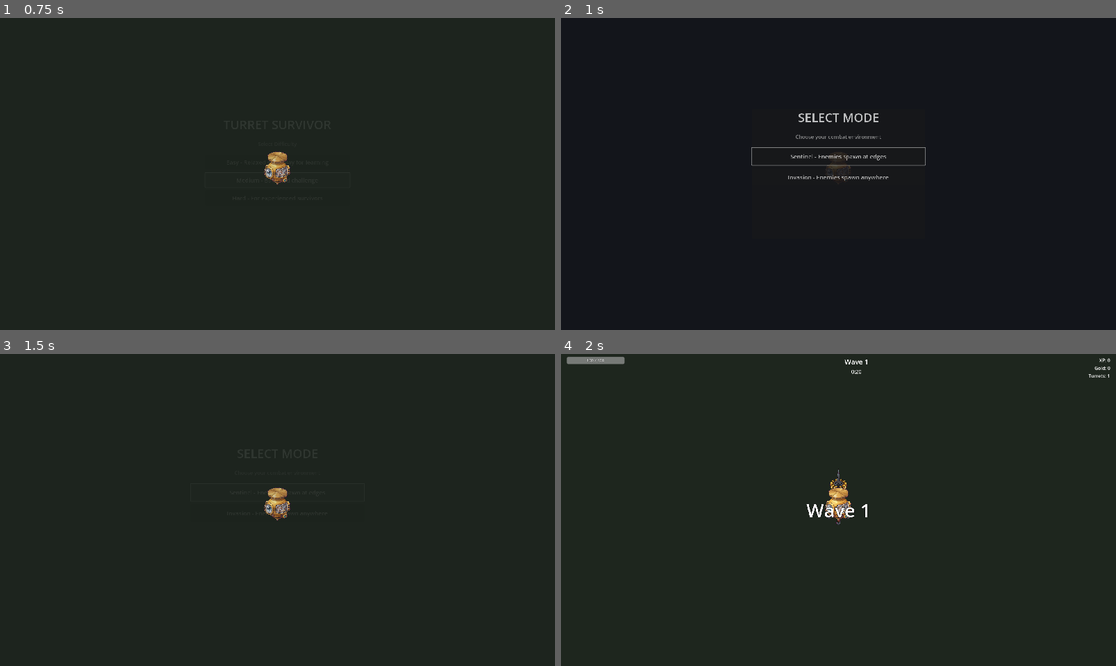
Above: before the commit, frames 1-4 (two rows, left to right).
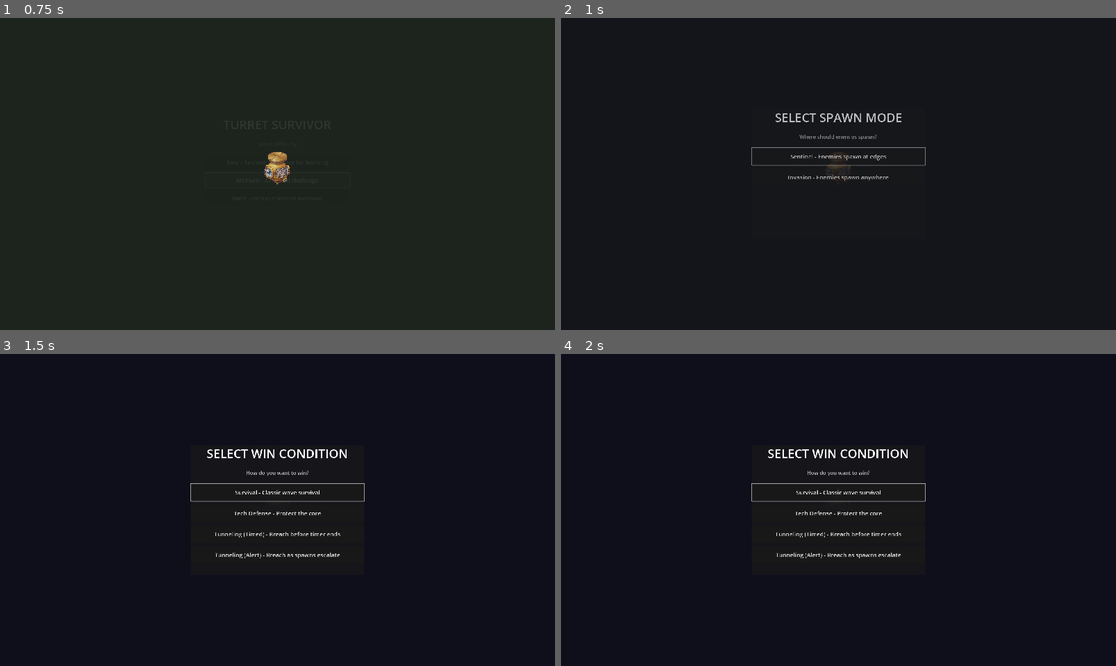
Above: after the commit, the same moments.

Repository: arebolledo2/turret-game
Game: Godot game, scene res://scenes/main.tscn
The game is run twice, just before and just after one commit, with the same random seed, the same clock (stepped at 60 frames per second) and the same inputs.
Inputs:
- Up to frame 1 (0.75 s): click "Medium - Balanced challenge" at 0.5 s
- Up to frame 2 (1 s): no input
- Up to frame 3 (1.5 s): click "Sentinel - Enemies spawn at e…" at 1.25 s
- Up to frame 4 (2 s): no input

Frame 1 is identical in both runs. In frame 2, 0.4% of the frame differs, in the area x 38-62%, y 30-39%; in frame 3, 1.4%; in frame 4, 1.8%, in the area x 1-99%, y 0-66%.

Commit message:
feat(ui): add new game mode buttons to HUD
Adds buttons for Survival, Tech Defense, and Tunneling game modes to the GameModeSelect menu and connects their pressed signals.

Additionally, shifts the game mode entity spawning in `game_manager.gd` from `start_game` to `start_combat` at the beginning of wave 1 to ensure correct initialization. Added debug print statements to track entity spawning logic.

Diff:
--- a/scenes/ui/hud.tscn
+++ b/scenes/ui/hud.tscn
@@ -784,12 +784,44 @@
 theme_override_font_sizes/font_size = 20
 text = "Invasion - Enemies spawn anywhere"
 
+[node name="SurvivalButton" type="Button" parent="GameModeSelect/Panel/VBoxContainer/ButtonContainer"]
+visible = false
+custom_minimum_size = Vector2(0, 60)
+layout_mode = 2
+theme_override_font_sizes/font_size = 20
+text = "Survival - Classic wave survival"
+
+[node name="TechDefenseButton" type="Button" parent="GameModeSelect/Panel/VBoxContainer/ButtonContainer"]
+visible = false
+custom_minimum_size = Vector2(0, 60)
+layout_mode = 2
+theme_override_font_sizes/font_size = 20
+text = "Tech Defense - Protect the core"
+
+[node name="TunnelingTimedButton" type="Button" parent="GameModeSelect/Panel/VBoxContainer/ButtonContainer"]
+visible = false
+custom_minimum_size = Vector2(0, 60)
+layout_mode = 2
+theme_override_font_sizes/font_size = 20
+text = "Tunneling (Timed) - Breach before timer ends"
+
+[node name="TunnelingAlertButton" type="Button" parent="GameModeSelect/Panel/VBoxContainer/ButtonContainer"]
+visible = false
+custom_minimum_size = Vector2(0, 60)
+layout_mode = 2
+theme_override_font_sizes/font_size = 20
+text = "Tunneling (Alert) - Breach as spawns escalate"
+
 [connection signal="pressed" from="GameOverScreen/Panel/VBoxContainer/RestartButton" to="." method="_on_restart_pressed"]
 [connection signal="pressed" from="DifficultySelect/Panel/VBoxContainer/ButtonContainer/EasyButton" to="." method="_on_easy_pressed"]
 [connection signal="pressed" from="DifficultySelect/Panel/VBoxContainer/ButtonContainer/MediumButton" to="." method="_on_medium_pressed"]
 [connection signal="pressed" from="DifficultySelect/Panel/VBoxContainer/ButtonContainer/HardButton" to="." method="_on_hard_pressed"]
 [connection signal="pressed" from="GameModeSelect/Panel/VBoxContainer/ButtonContainer/SentinelButton" to="." method="_on_sentinel_pressed"]
 [connection signal="pressed" from="GameModeSelect/Panel/VBoxContainer/ButtonContainer/InvasionButton" to="." method="_on_invasion_pressed"]
+[connection signal="pressed" from="GameModeSelect/Panel/VBoxContainer/ButtonContainer/SurvivalButton" to="." method="_on_survival_pressed"]
+[connection signal="pressed" from="GameModeSelect/Panel/VBoxContainer/ButtonContainer/TechDefenseButton" to="." method="_on_tech_defense_pressed"]
+[connection signal="pressed" from="GameModeSelect/Panel/VBoxContainer/ButtonContainer/TunnelingTimedButton" to="." method="_on_tunneling_timed_pressed"]
+[connection signal="pressed" from="GameModeSelect/Panel/VBoxContainer/ButtonContainer/TunnelingAlertButton" to="." method="_on_tunneling_alert_pressed"]
 [connection signal="pressed" from="PauseMenu/MainPanel/MainVBox/TopSection/LeftPanel/ResumeButton" to="." method="_on_resume_pressed"]
 [connection signal="pressed" from="PauseMenu/MainPanel/MainVBox/TopSection/LeftPanel/SettingsButton" to="." method="_on_settings_pressed"]
 [connection signal="pressed" from="PauseMenu/MainPanel/MainVBox/TopSection/LeftPanel/QuitButton" to="." method="_on_quit_pressed"]
--- a/scripts/game_manager.gd
+++ b/scripts/game_manager.gd
@@ -72,9 +72,6 @@
 	# Spawn free starting turret (skip initial shop phase)
 	if turret_manager and turret_manager.has_method("spawn_starting_turret"):
 		turret_manager.spawn_starting_turret()
-
-	# Spawn game mode entities based on active win_condition mode
-	_spawn_game_mode_entities()
 
 	# Go directly to wave 1
 	start_wave_announcement()
@@ -115,6 +112,10 @@
 
 	Events.hide_wave_announcement.emit()
 	Events.wave_started.emit(Globals.current_wave)
+
+	# Spawn game mode entities on wave 1 (now current_wave is set correctly)
+	if Globals.current_wave == 1:
+		_spawn_game_mode_entities()
 
 	# Start enemy spawning
 	if enemy_spawner:
@@ -250,22 +251,32 @@
 	"""Spawn entities based on the active win_condition game mode."""
 	var difficulty_config = Globals.get_difficulty_config()
 
+	print("DEBUG: _spawn_game_mode_entities called")
+	print("DEBUG: Win condition mode: ", GameModeService.get_win_condition_mode())
+	print("DEBUG: Should spawn defense target: ", GameModeService.should_spawn_defense_target())
+	print("DEBUG: Should spawn tunnel door: ", GameModeService.should_spawn_tunnel_door())
+
 	# Tech Defense Mode - spawn defense target
 	if GameModeService.should_spawn_defense_target():
+		print("DEBUG: Spawning defense target...")
 		current_defense_target = defense_target_scene.instantiate()
 		get_tree().current_scene.add_child(current_defense_target)
 		current_defense_target.global_position = Vector2.ZERO # Center of arena
 		current_defense_target.initialize(Globals.current_wave, difficulty_config)
 		Events.defense_target_spawned.emit(current_defense_target, Vector2.ZERO)
+		print("DEBUG: Defense target spawned at: ", current_defense_target.global_position)
+		print("DEBUG: Defense target visible: ", current_defense_target.visible)
 
 	# Tunneling Modes - spawn door
 	if GameModeService.should_spawn_tunnel_door():
+		print("DEBUG: Spawning tunnel door...")
 		current_tunnel_door = tunnel_door_scene.instantiate()
 		get_tree().current_scene.add_child(current_tunnel_door)
 		# Position door at right edge of arena
 		var door_x = GameConstants.ARENA_WIDTH / 2.0 - 100
 		current_tunnel_door.global_position = Vector2(door_x, 0)
 		current_tunnel_door.initialize(Globals.current_wave, difficulty_config)
+		print("DEBUG: Tunnel door spawned at: ", current_tunnel_door.global_position)
 
 func _on_defense_target_destroyed() -> void:
 	"""Handle defense target destruction - trigger game over."""
--- a/scripts/hud.gd
+++ b/scripts/hud.gd
@@ -39,6 +39,10 @@
 @onready var easy_button: Button = $DifficultySelect/Panel/VBoxContainer/ButtonContainer/EasyButton
 @onready var sentinel_button: Button = $GameModeSelect/Panel/VBoxContainer/ButtonContainer/SentinelButton
 @onready var invasion_button: Button = $GameModeSelect/Panel/VBoxContainer/ButtonContainer/InvasionButton
+@onready var survival_button: Button = $GameModeSelect/Panel/VBoxContainer/ButtonContainer/SurvivalButton
+@onready var tech_defense_button: Button = $GameModeSelect/Panel/VBoxContainer/ButtonContainer/TechDefenseButton
+@onready var tunneling_timed_button: Button = $GameModeSelect/Panel/VBoxContainer/ButtonContainer/TunnelingTimedButton
+@onready var tunneling_alert_button: Button = $GameModeSelect/Panel/VBoxContainer/ButtonContainer/TunnelingAlertButton
 @onready var restart_button: Button = $GameOverScreen/Panel/VBoxContainer/RestartButton
 
 # Pause Menu References
@@ -186,8 +190,15 @@
 	_game_mode_select.setup({
 		"container": game_mode_screen,
 		"panel": $GameModeSelect/Panel,
+		"title_label": $GameModeSelect/Panel/VBoxContainer/Title,
+		"subtitle_label": $GameModeSelect/Panel/VBoxContainer/Subtitle,
+		"button_container": $GameModeSelect/Panel/VBoxContainer/ButtonContainer,
 		"sentinel_button": sentinel_button,
 		"invasion_button": invasion_button,
+		"survival_button": survival_button,
+		"tech_defense_button": tech_defense_button,
+		"tunneling_timed_button": tunneling_timed_button,
+		"tunneling_alert_button": tunneling_alert_button,
 	}, self)
 
 	# Pause menu component
@@ -323,6 +334,22 @@
 	_game_mode_select.hide_and_emit(GameEnums.GameMode.INVASION)
 
 
+func _on_survival_pressed() -> void:
+	_game_mode_select.on_win_condition_selected(GameEnums.GameMode.SURVIVAL)
+
+
+func _on_tech_defense_pressed() -> void:
+	_game_mode_select.on_win_condition_selected(GameEnums.GameMode.TECH_DEFENSE)
+
+
+func _on_tunneling_timed_pressed() -> void:
+	_game_mode_select.on_win_condition_selected(GameEnums.GameMode.TUNNELING_TIMED)
+
+
+func _on_tunneling_alert_pressed() -> void:
+	_game_mode_select.on_win_condition_selected(GameEnums.GameMode.TUNNELING_ALERT)
+
+
 # =============================================================================
 # PAUSE MENU
 # =============================================================================
@@ -403,7 +430,7 @@
 	# Set orange color for DoT damage
 	if damage_number.has_node("Label"):
 		var label = damage_number.get_node("Label")
-		label.modulate = Color(1.0, 0.6, 0.2, 1.0)  # Orange for fire DoT
+		label.modulate = Color(1.0, 0.6, 0.2, 1.0) # Orange for fire DoT
 
 
 # =============================================================================
--- a/scripts/ui/game_mode_select.gd
+++ b/scripts/ui/game_mode_select.gd
@@ -1,20 +1,47 @@
 class_name GameModeSelectUI
 extends ScalableUIPanel
 
-## Handles game mode selection screen
+## Handles game mode selection screen (two-stage: spawn + win condition)
 
+# Spawn location buttons
 var sentinel_button: Button
 var invasion_button: Button
 
+# Win condition buttons (to be added to scene)
+var survival_button: Button
+var tech_defense_button: Button
+var tunneling_timed_button: Button
+var tunneling_alert_button: Button
+
+# UI state
+var selected_spawn_mode: GameEnums.GameMode = GameEnums.GameMode.SENTINEL
+var selected_win_mode: GameEnums.GameMode = GameEnums.GameMode.SURVIVAL
+var current_stage: int = 1 # 1 = spawn location, 2 = win condition
+
+var title_label: Label
+var subtitle_label: Label
+var button_container: VBoxContainer
+
 # Base values at 1080p
 const BASE_PANEL_WIDTH: float = 600.0
-const BASE_PANEL_HEIGHT: float = 450.0
+const BASE_PANEL_HEIGHT: float = 500.0
 const BASE_BUTTON_HEIGHT: float = 60.0
 
 
 func setup(nodes: Dictionary, owner: Node) -> void:
 	sentinel_button = nodes.get("sentinel_button")
 	invasion_button = nodes.get("invasion_button")
+
+	# Get new win condition buttons (if they exist)
+	survival_button = nodes.get("survival_button")
+	tech_defense_button = nodes.get("tech_defense_button")
+	tunneling_timed_button = nodes.get("tunneling_timed_button")
+	tunneling_alert_button = nodes.get("tunneling_alert_button")
+
+	# Get UI elements
+	title_label = nodes.get("title_label")
+	subtitle_label = nodes.get("subtitle_label")
+	button_container = nodes.get("button_container")
 
 	# Note: Button connections are handled in hud.tscn scene file
 	# No need to connect them here to avoid duplicate signal emissions
@@ -27,27 +54,117 @@
 
 func _scale_fonts(scale: float) -> void:
 	# Scale button heights if needed
-	if sentinel_button:
-		sentinel_button.custom_minimum_size.y = UIScaler.scale(BASE_BUTTON_HEIGHT)
-	if invasion_button:
-		invasion_button.custom_minimum_size.y = UIScaler.scale(BASE_BUTTON_HEIGHT)
+	for button in [sentinel_button, invasion_button, survival_button, tech_defense_button, tunneling_timed_button, tunneling_alert_button]:
+		if button:
+			button.custom_minimum_size.y = UIScaler.scale(BASE_BUTTON_HEIGHT)
 
 
 func show() -> void:
+	current_stage = 1
+	_show_spawn_location_selection()
+
 	if container:
 		container.visible = true
 		container.modulate.a = 0.0
 		var tween = _owner.create_tween()
 		tween.tween_property(container, "modulate:a", 1.0, 0.3)
-		if sentinel_button:
-			sentinel_button.grab_focus()
 
 
-func hide_and_emit(mode: GameEnums.GameMode) -> void:
+func _show_spawn_location_selection() -> void:
+	"""Show stage 1: spawn location selection."""
+	current_stage = 1
+
+	if title_label:
+		title_label.text = "SELECT SPAWN MODE"
+	if subtitle_label:
+		subtitle_label.text = "Where should enemies spawn?"
+
+	# Show only spawn location buttons
+	if sentinel_button:
+		sentinel_button.visible = true
+		sentinel_button.grab_focus()
+	if invasion_button:
+		invasion_button.visible = true
+
+	# Hide win condition buttons
+	if survival_button:
+		survival_button.visible = false
+	if tech_defense_button:
+		tech_defense_button.visible = false
+	if tunneling_timed_button:
+		tunneling_timed_button.visible = false
+	if tunneling_alert_button:
+		tunneling_alert_button.visible = false
+
+
+func _show_win_condition_selection() -> void:
+	"""Show stage 2: win condition selection."""
+	current_stage = 2
+
+	# TEMPORARY: If win condition buttons don't exist in scene yet, auto-select SURVIVAL
+	if not survival_button and not tech_defense_button:
+		print("Win condition buttons not in scene - auto-selecting SURVIVAL mode")
+		on_win_condition_selected(GameEnums.GameMode.SURVIVAL)
+		return
+
+	if title_label:
+		title_label.text = "SELECT WIN CONDITION"
+	if subtitle_label:
+		subtitle_label.text = "How do you want to win?"
+
+	# Hide spawn location buttons
+	if sentinel_button:
+		sentinel_button.visible = false
+	if invasion_button:
+		invasion_button.visible = false
+
+	# Show win condition buttons
+	if survival_button:
+		survival_button.visible = true
+		survival_button.grab_focus()
+	if tech_defense_button:
+		tech_defense_button.visible = true
+	if tunneling_timed_button:
+		tunneling_timed_button.visible = true
+	if tunneling_alert_button:
+		tunneling_alert_button.visible = true
+
+
+func on_spawn_mode_selected(mode: GameEnums.GameMode) -> void:
+	"""Called when a spawn location mode is selected."""
+	selected_spawn_mode = mode
+	_show_win_condition_selection()
+
+
+func on_win_condition_selected(mode: GameEnums.GameMode) -> void:
+	"""Called when a win condition mode is selected. Sets both modes and starts game."""
+	selected_win_mode = mode
+
+	# Set both modes directly via GameModeService (don't trigger game start yet)
+	GameModeService.set_mode(selected_spawn_mode)
+	GameModeService.set_mode(selected_win_mode)
+
+	# Now emit game_mode_selected with the win mode to trigger game start
+	# (game_manager will see both modes are already set)
+	Events.game_mode_selected.emit(selected_win_mode)
+
+	# Hide the screen
+	hide_screen()
+
+
+func hide_screen() -> void:
+	"""Hide the mode selection screen."""
 	if container:
 		var tween = _owner.create_tween()
 		tween.tween_property(container, "modulate:a", 0.0, 0.2)
 		tween.tween_callback(func():
 			container.visible = false
-			Events.game_mode_selected.emit(mode)
 		)
+
+
+func hide_and_emit(mode: GameEnums.GameMode) -> void:
+	"""Legacy method for compatibility - redirects to proper handlers."""
+	if mode == GameEnums.GameMode.SENTINEL or mode == GameEnums.GameMode.INVASION:
+		on_spawn_mode_selected(mode)
+	else:
+		on_win_condition_selected(mode)
